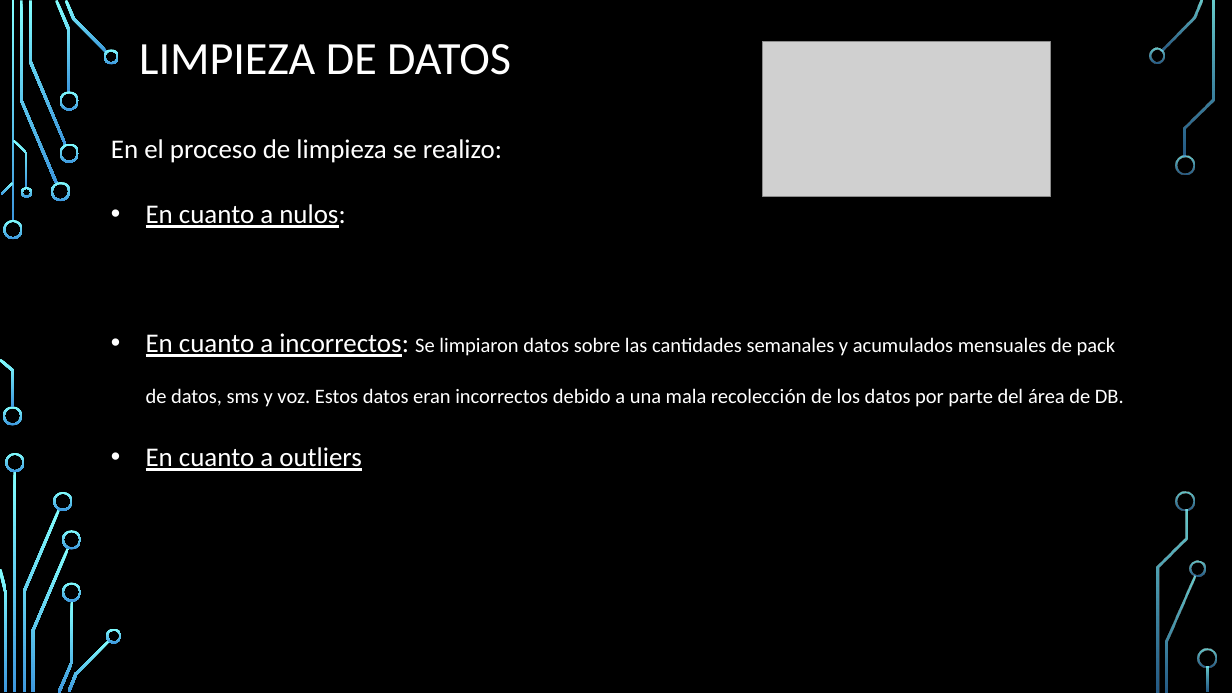
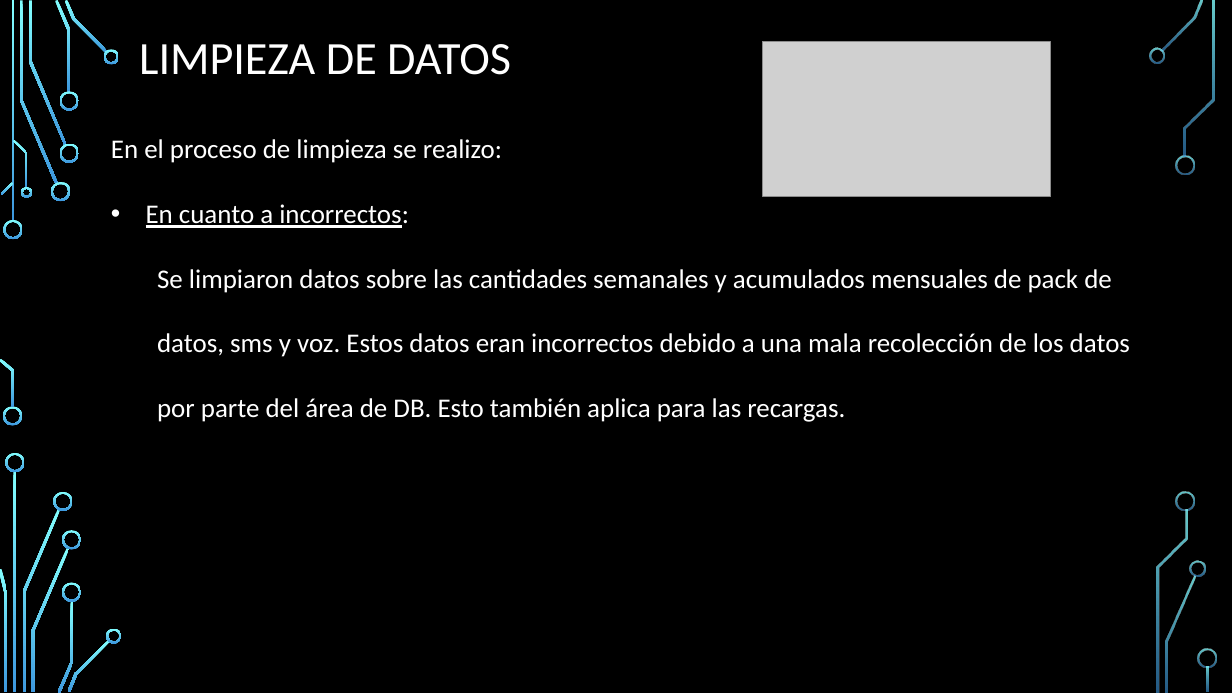
Before and after one commit to maurigarcia88/DiploDataScienceG7, a slide deck: slide 8 of Diplomatura data science.pptx (slide 7 before the commit). Drawn at 1232x693 pixels with LibreOffice and Linux fonts; fonts in the diff are those of the drawing; grey boxes stand for pictures; background and template pictures are left out. Boxes give left, top, right and bottom in pixels: in the first picture for what was removed or moved away, otherwise in the second. Text is boxed around its words. In the diff, an @@ line names an element or a change of style, - is before the commit and + after.

Commit message:
modifico ppt para presentacion

```diff
--- a/Diplomatura data science.pptx
+++ b/Diplomatura data science.pptx
@@ text at (146, 204, 1130, 422): text changed; size 16 to 21 pt @@
-• En cuanto a nulos:
-• En cuanto a incorrectos: Se limpiaron datos sobre las cantidades semanales y acumulados mensuales de pack de datos, sms y voz. Estos datos eran incorrectos debido a una mala recolección de los datos por parte del área de DB.
-• En cuanto a outliers
+• En cuanto a incorrectos:
+  Se limpiaron datos sobre las cantidades semanales y acumulados mensuales de pack de datos, sms y voz. Estos datos eran incorrectos debido a una mala recolección de los datos por parte del área de DB. Esto también aplica para las recargas.
```
Also in this commit, not shown: 1 other slide changed, 3 slides added.
